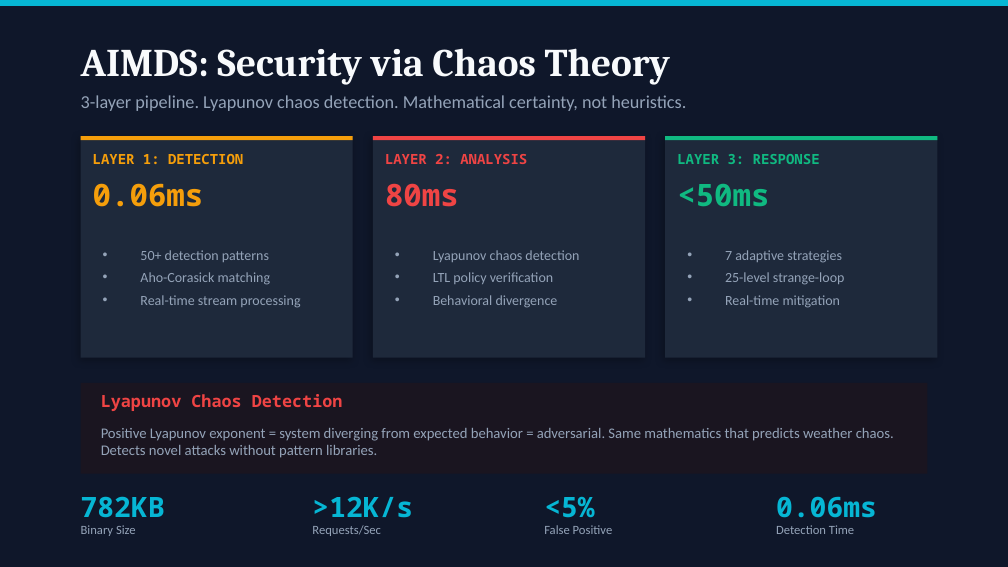
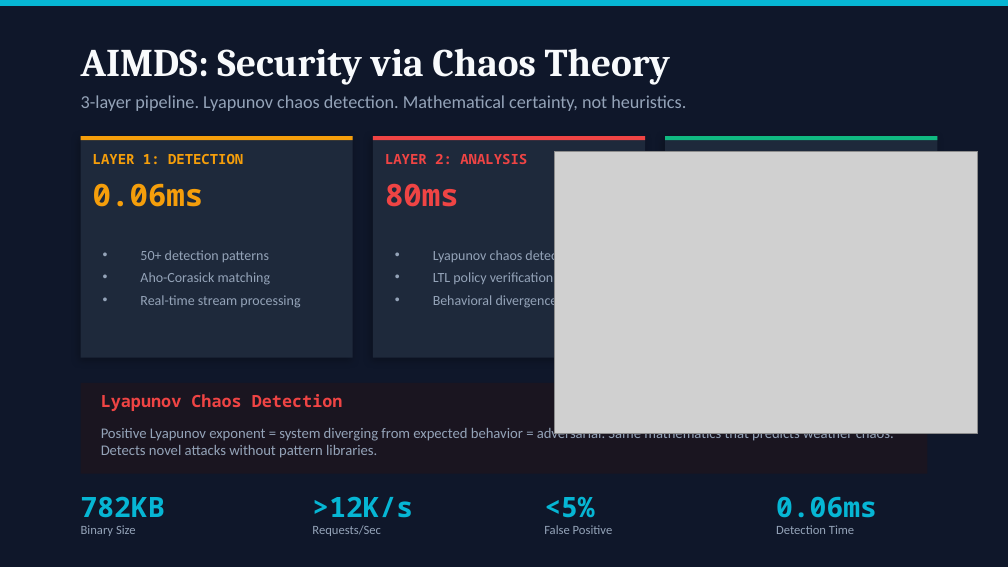
Before and after one commit to JLMA-Agentic-Ai/jlma-Ask-Ruvnet, a slide deck: slide 11 of src/ui/public/assets/docs/CTO-Deck-RuvNet-2026.pptx. Drawn at 1008x567 pixels with LibreOffice and Linux fonts; fonts in the diff are those of the drawing; grey boxes stand for pictures. Boxes give left, top, right and bottom in pixels: in the first picture for what was removed or moved away, otherwise in the second. Text is boxed around its words. In the diff, an @@ line names an element or a change of style, - is before the commit and + after.

```diff
--- a/src/ui/public/assets/docs/CTO-Deck-RuvNet-2026.pptx
+++ b/src/ui/public/assets/docs/CTO-Deck-RuvNet-2026.pptx
@@ picture added at <box>554,151,978,433</box> @@
@@ text removed at <box>677,184,769,207</box> @@
-<50ms
@@ text removed at <box>725,250,844,308</box> @@
-• 7 adaptive strategies
-• 25-level strange-loop
-• Real-time mitigation
```
Also in this commit, not shown: 12 other slides changed, 3 other files.
